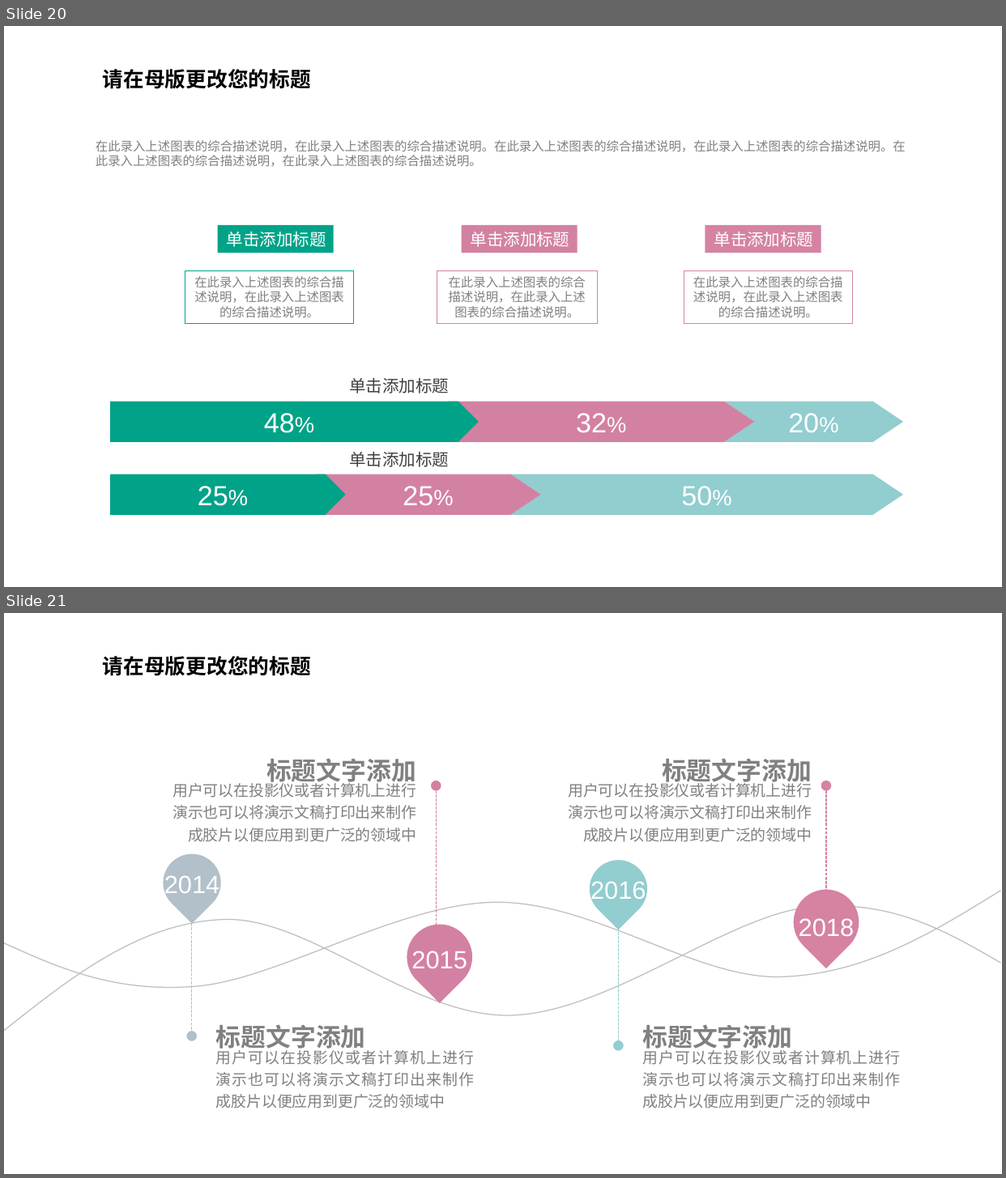
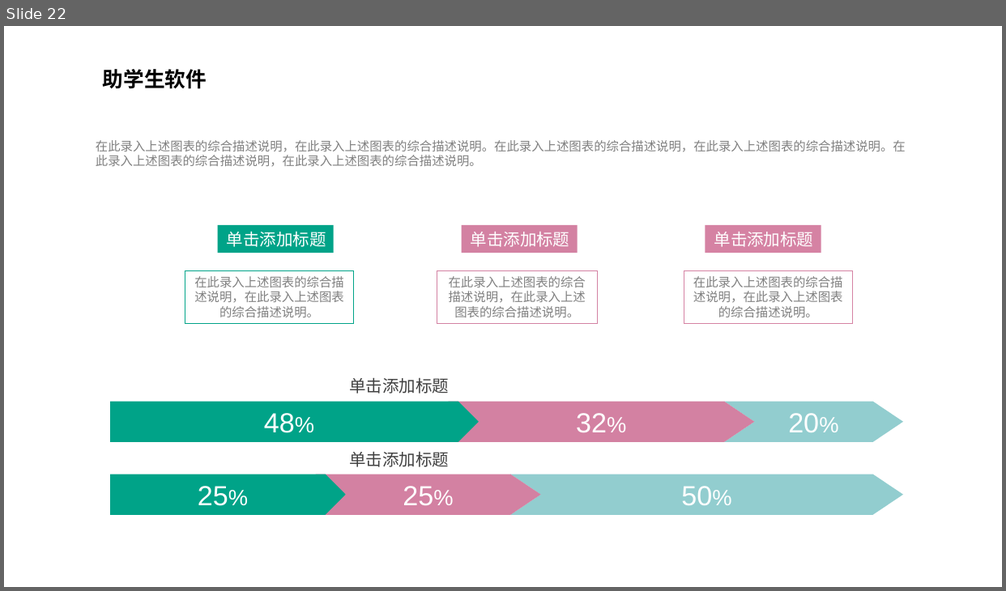
Before and after one commit to SoftwareDevelopmentPractice/DevolopingDocuments, a slide deck: 项目文档/需求分析.pptx. Shown one above the other, each under a label of ours: slides 20 and 21 before the commit, slide 22 after it. The pictures are 1006x1178 and 1006x591 pixels, drawn with LibreOffice and Linux fonts; fonts in the diff are those of the drawing; background and template pictures are left out. Boxes give left, top, right and bottom in pixels: in the first picture for what was removed or moved away, otherwise in the second. Text is boxed around its words. In the diff, an @@ line names an element or a change of style, - is before the commit and + after.

Commit message:
需求分析ppt已大致完成
还差uml图和一点点文字内容，就完成了。

```diff
--- a/项目文档/需求分析.pptx
+++ b/项目文档/需求分析.pptx
@@ slide 21 removed at [4, 613, 1002, 1174], background picture (left out); not listed: 1 template element that a slide beside it also shows @@
@@ text removed at [266, 758, 416, 786] @@
-标题文字添加
@@ text removed at [662, 758, 812, 786] @@
-标题文字添加
@@ text removed at [172, 781, 416, 842] @@
-用户可以在投影仪或者计算机上进行演示也可以将演示文稿打印出来制作成胶片以便应用到更广泛的领域中
@@ text removed at [568, 781, 812, 842] @@
-用户可以在投影仪或者计算机上进行演示也可以将演示文稿打印出来制作成胶片以便应用到更广泛的领域中
@@ arrow removed from (436, 956) to (436, 786) @@
@@ arrow removed from (826, 890) to (826, 786) @@
@@ teardrop removed at [151, 842, 233, 924] @@
@@ teardrop removed at [577, 848, 659, 930] @@
@@ text removed at [164, 876, 219, 898] @@
-2014
@@ text removed at [590, 879, 646, 904] @@
-2016
@@ arrow removed from (619, 871) to (619, 1046) @@
@@ teardrop removed at [780, 876, 872, 969] @@
@@ freeform shape removed at [4, 891, 1001, 988] @@
@@ arrow removed from (192, 895) to (192, 1037) @@
@@ freeform shape removed at [4, 905, 1001, 1031] @@
@@ teardrop removed at [394, 911, 485, 1003] @@
@@ text removed at [799, 918, 854, 941] @@
-2018
@@ text removed at [411, 951, 467, 969] @@
-2015
@@ text removed at [216, 1024, 366, 1054] @@
-标题文字添加
@@ text removed at [642, 1024, 792, 1054] @@
-标题文字添加
@@ text removed at [216, 1047, 474, 1109] @@
-用户可以在投影仪或者计算机上进行演示也可以将演示文稿打印出来制作成胶片以便应用到更广泛的领域中
@@ text removed at [643, 1047, 901, 1109] @@
-用户可以在投影仪或者计算机上进行演示也可以将演示文稿打印出来制作成胶片以便应用到更广泛的领域中
@@ what was slide 20 is now slide 22 @@
@@ slide 22 changed as well @@
@@ text at [103, 69, 206, 89]: text changed @@
-请在母版更改您的标题
+助学生软件
```
Also in this commit, not shown: 17 other slides changed, 6 slides added, 5 other slides removed, 2 other files.
